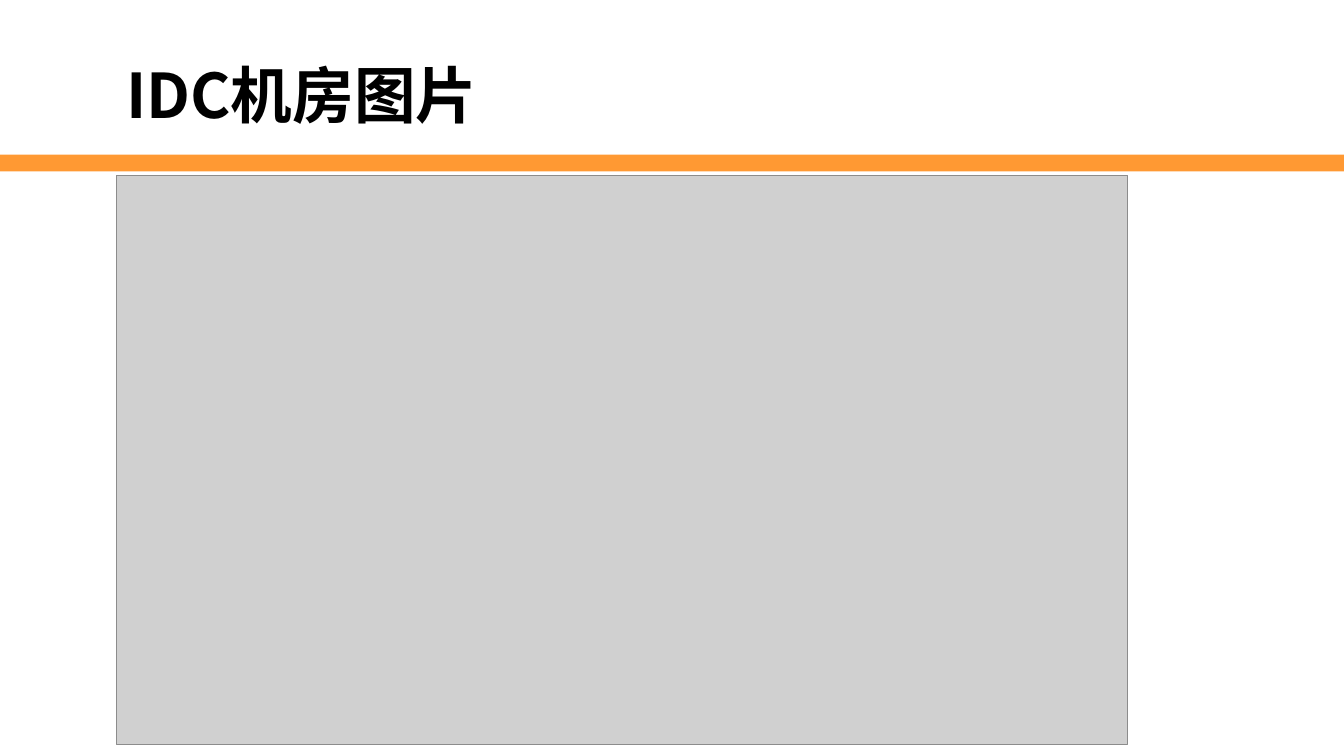
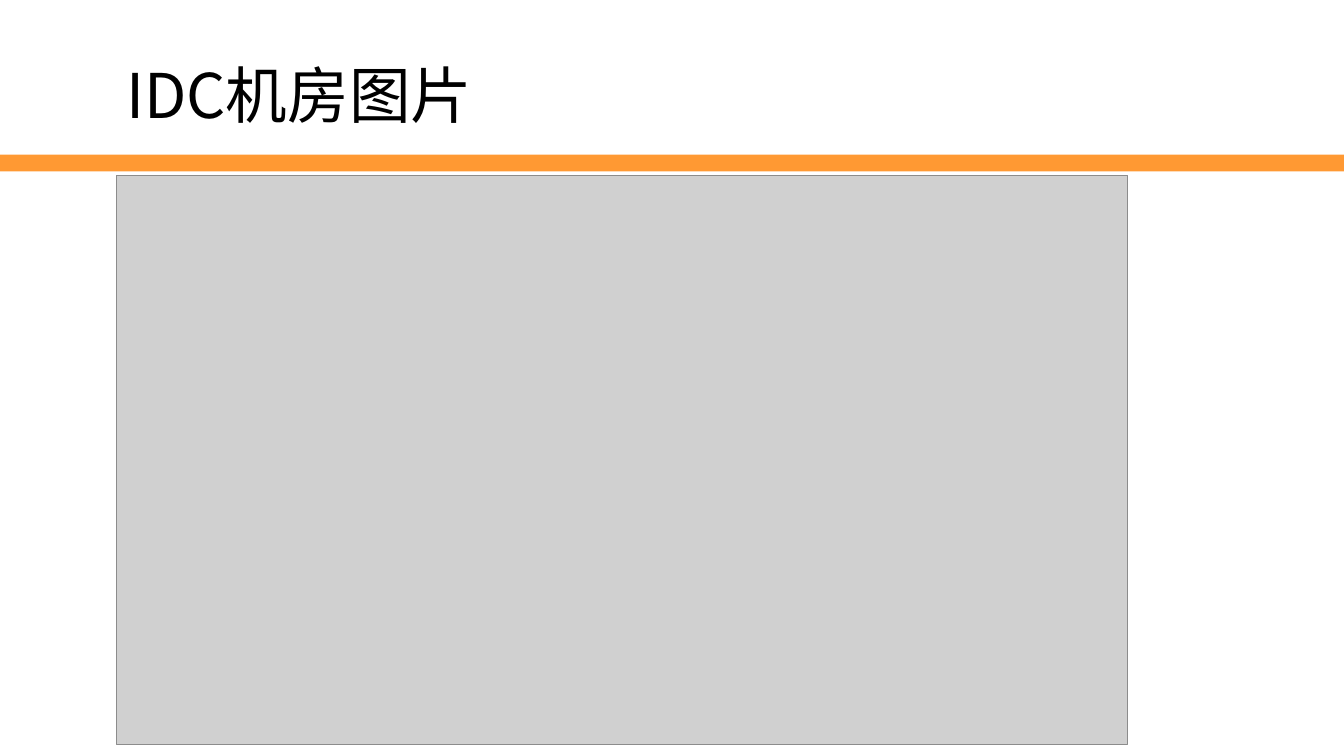
Before and after one commit to edu2act/2017-2018_1st_Wechat_Web_Programming, a slide deck: slide 13 of meterials/slides/ch02-server- and-domain-name.pptx. Drawn at 1344x756 pixels with LibreOffice and Linux fonts; fonts in the diff are those of the drawing; grey boxes stand for pictures; background and template pictures are left out. Boxes give left, top, right and bottom in pixels: in the first picture for what was removed or moved away, otherwise in the second. Text is boxed around its words. In the diff, an @@ line names an element or a change of style, - is before the commit and + after.

```diff
--- a/meterials/slides/ch02-server- and-domain-name.pptx
+++ b/meterials/slides/ch02-server- and-domain-name.pptx
@@ text "IDC机房图片" at (126,66,472,123): bold off @@
```
Also in this commit, not shown: 5 other slides changed, 1 other file.
